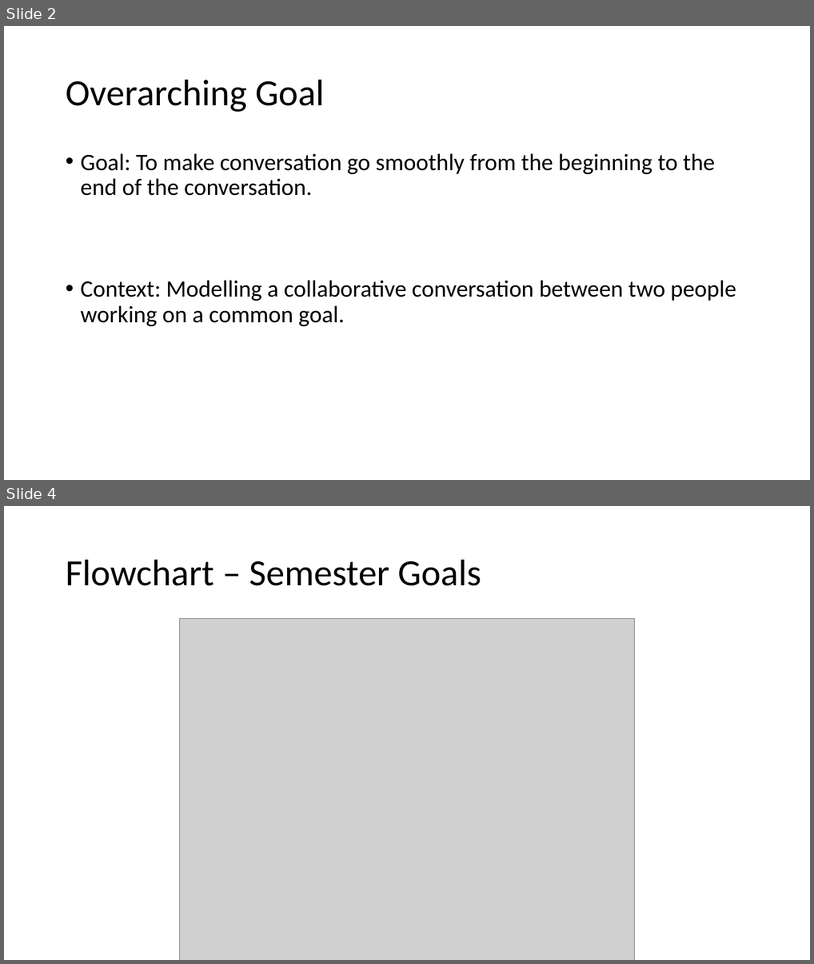
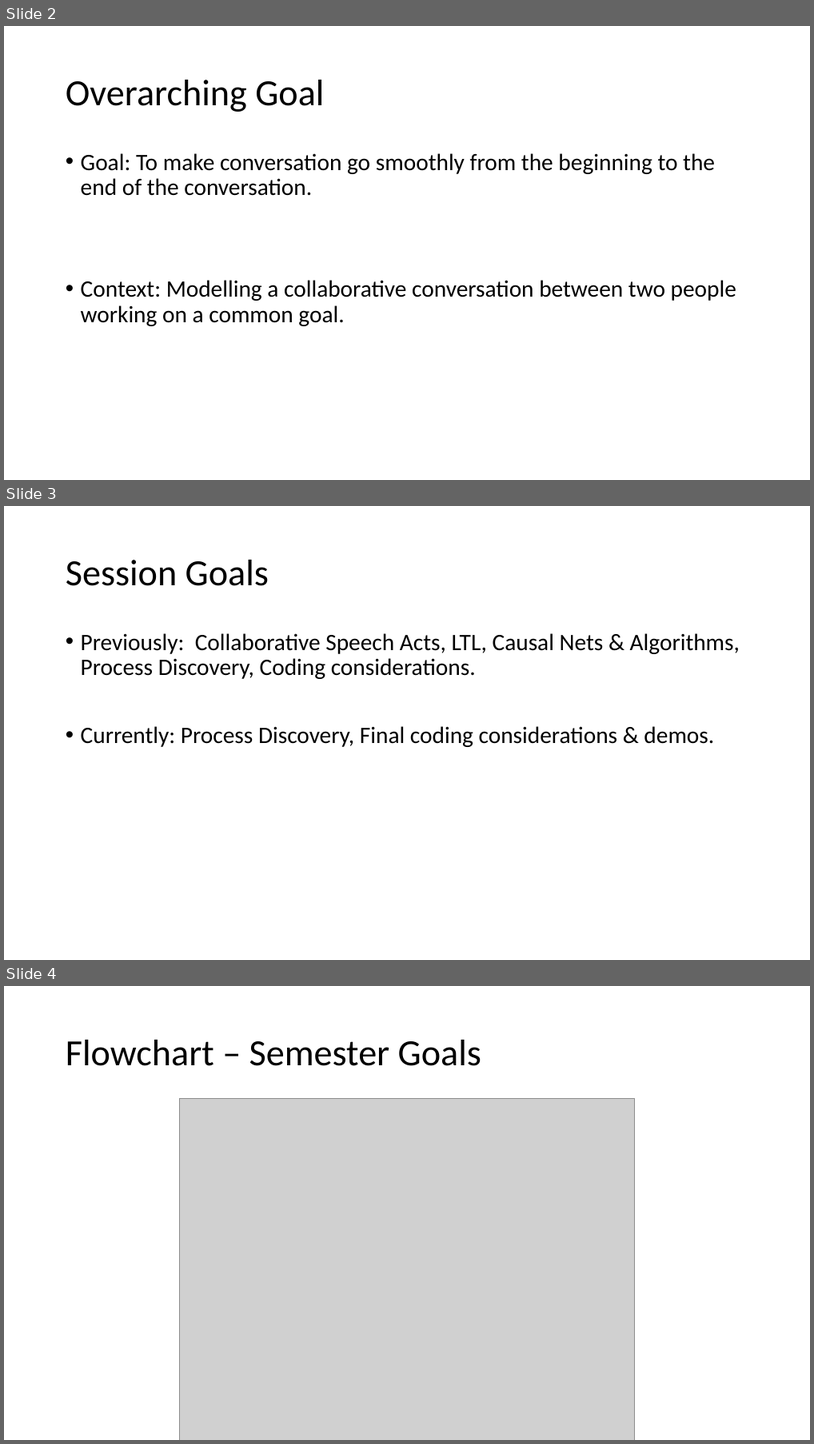
Before and after one commit to kensekense/unige-spring-2020, a slide deck: models/presentation4_CSmodeling.pptx. Shown one above the other, each under a label of ours: slides 2 and 4 before the commit, slides 2, 3 and 4 after it; the slides between them are not shown. The pictures are 814x964 and 814x1444 pixels, drawn with LibreOffice and Linux fonts; fonts in the diff are those of the drawing; grey boxes stand for pictures. Boxes give left, top, right and bottom in pixels: in the first picture for what was removed or moved away, otherwise in the second. Text is boxed around its words. In the diff, an @@ line names an element or a change of style, - is before the commit and + after.

```diff
--- a/models/presentation4_CSmodeling.pptx
+++ b/models/presentation4_CSmodeling.pptx
@@ slide 3 added at bbox=[4, 506, 810, 960], background #FFFFFF @@
@@ title added at bbox=[66, 560, 269, 586], 44 pt, text #000000 @@
+Session Goals
@@ text added at bbox=[81, 633, 740, 747], 28 pt, text #000000 @@
+• Previously: Collaborative Speech Acts, LTL, Causal Nets & Algorithms, Process Discovery, Coding considerations.
+• Currently: Process Discovery, Final coding considerations & demos.
```
Also in this commit, not shown: 3 other slides added, 1 slide removed, 3 other files.
